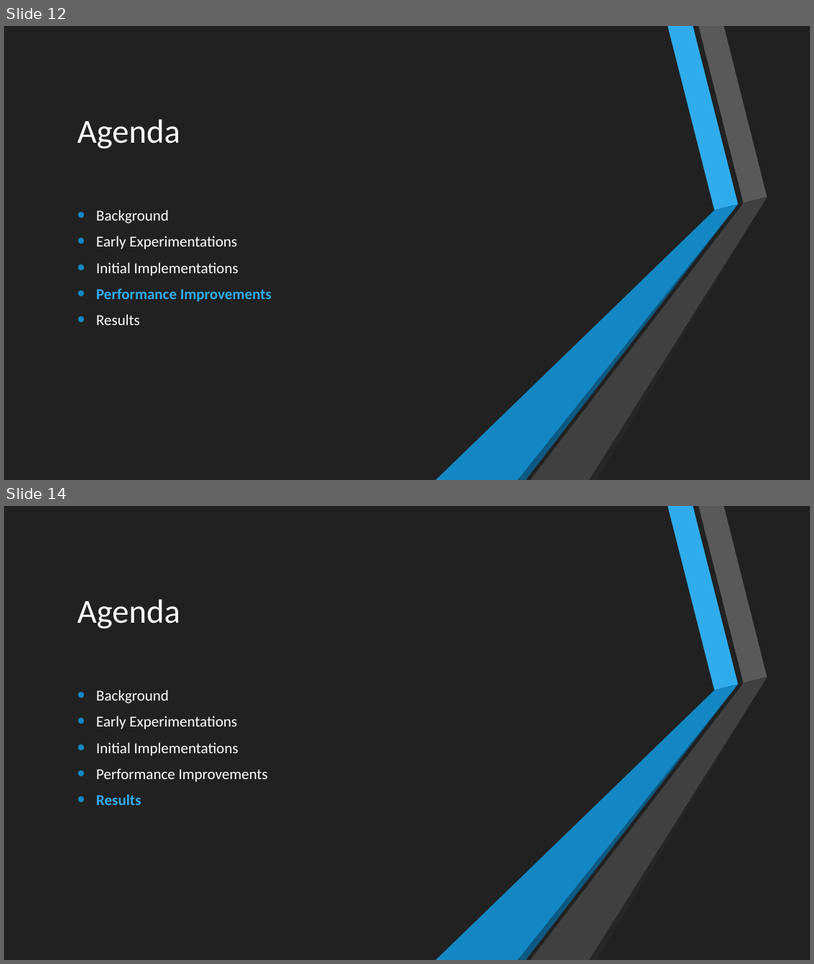
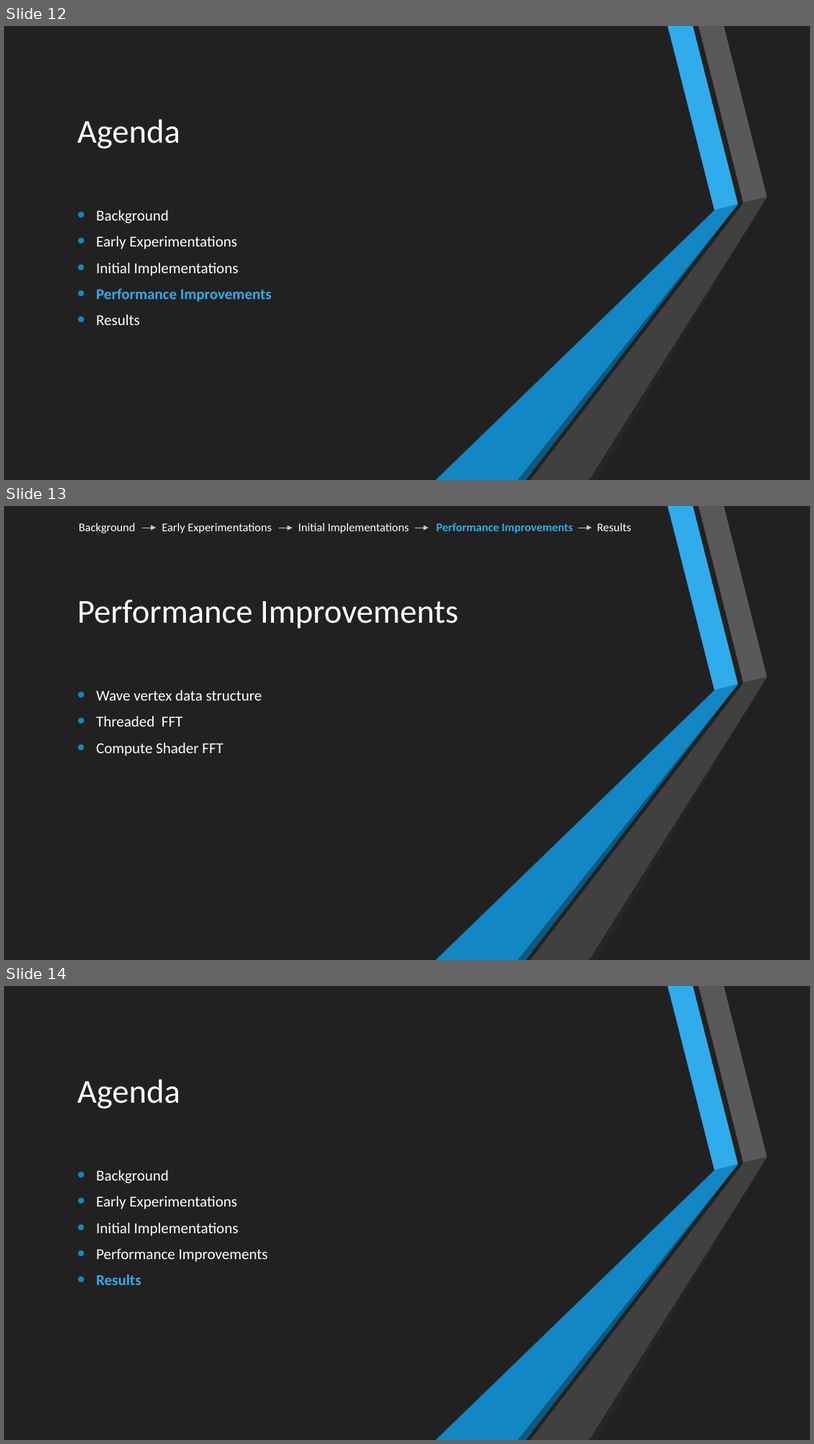
Before and after one commit to s-mckean52/Guildhall, a slide deck: OceanSimulation/Docs/Large Scale Realistic Ocean Rendering and Simulation.pptx. Shown one above the other, each under a label of ours: slides 12 and 14 before the commit, slides 12, 13 and 14 after it; the slides between them are not shown. The pictures are 814x964 and 814x1444 pixels, drawn with LibreOffice and Linux fonts; fonts in the diff are those of the drawing. Boxes give left, top, right and bottom in pixels: in the first picture for what was removed or moved away, otherwise in the second. Text is boxed around its words. In the diff, an @@ line names an element or a change of style, - is before the commit and + after.

```diff
--- a/OceanSimulation/Docs/Large Scale Realistic Ocean Rendering and Simulation.pptx
+++ b/OceanSimulation/Docs/Large Scale Realistic Ocean Rendering and Simulation.pptx
@@ slide 13 added at box(4, 506, 810, 960), background #212121; not listed: 6 template elements that a slide beside it also shows @@
@@ rectangle added at box(4, 506, 810, 960), fill #212121 @@
@@ text added at box(79, 523, 631, 533), 14 pt, text #FFFFFF @@
+Background Early Experimentations Initial Implementations Performance Improvements Results
@@ arrow added from (142, 528) to (156, 528), #AED2F4 0.75 pt @@
@@ arrow added from (279, 528) to (293, 528), #AED2F4 0.75 pt @@
@@ arrow added from (415, 528) to (429, 528), #AED2F4 0.75 pt @@
@@ arrow added from (579, 528) to (592, 528), #AED2F4 0.75 pt @@
@@ title added at box(77, 600, 458, 628), 40 pt, text #FFFFFF @@
+Performance Improvements
@@ group added at box(436, 506, 768, 960): 6 freeform shapes @@
@@ text added at box(96, 690, 262, 756), 18 pt, text #FFFFFF @@
+• Wave vertex data structure
+• Threaded FFT
+• Compute Shader FFT
```
Also in this commit, not shown: 3 slides changed, 1 other slide added, 5 other files.
